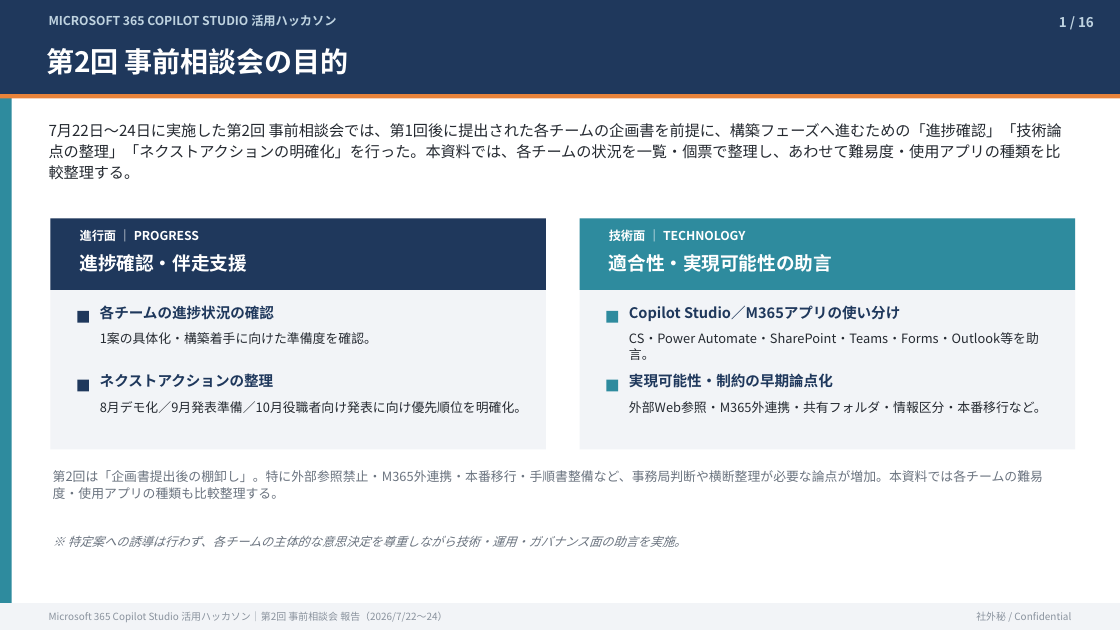
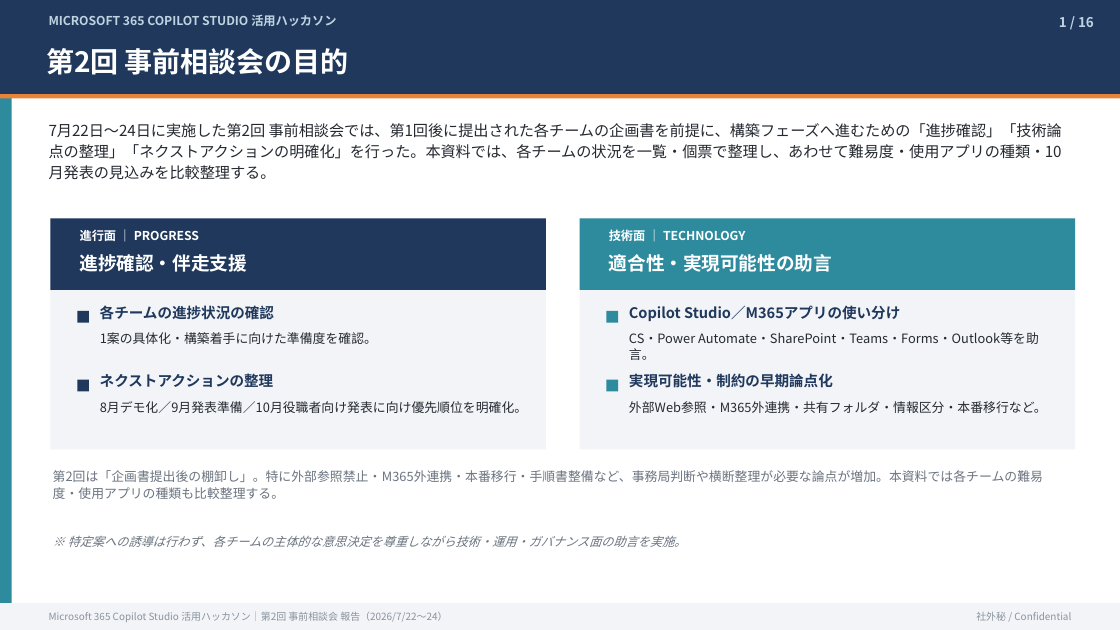
Before and after one commit to takuyanakamura881awc-beep/awc-naka881-repo, a slide deck: slide 1 of reports/CopilotStudio_ハッカソン_事前相談会②_状況報告_20260724.pptx. Drawn at 1120x630 pixels with LibreOffice and Linux fonts; fonts in the diff are those of the drawing. Boxes give left, top, right and bottom in pixels: in the first picture for what was removed or moved away, otherwise in the second. Text is boxed around its words. In the diff, an @@ line names an element or a change of style, - is before the commit and + after.

```diff
--- a/reports/CopilotStudio_ハッカソン_事前相談会②_状況報告_20260724.pptx
+++ b/reports/CopilotStudio_ハッカソン_事前相談会②_状況報告_20260724.pptx
@@ text at (49, 123, 1062, 179): text changed @@
-7月22日〜24日に実施した第2回 事前相談会では、第1回後に提出された各チームの企画書を前提に、構築フェーズへ進むための「進捗確認」「技術論点の整理」「ネクストアクションの明確化」を行った。本資料では、各チームの状況を一覧・個票で整理し、あわせて難易度・使用アプリの種類を比較整理する。
+7月22日〜24日に実施した第2回 事前相談会では、第1回後に提出された各チームの企画書を前提に、構築フェーズへ進むための「進捗確認」「技術論点の整理」「ネクストアクションの明確化」を行った。本資料では、各チームの状況を一覧・個票で整理し、あわせて難易度・使用アプリの種類・10月発表の見込みを比較整理する。
```
Also in this commit, not shown: 13 other slides changed, 1 other file.
